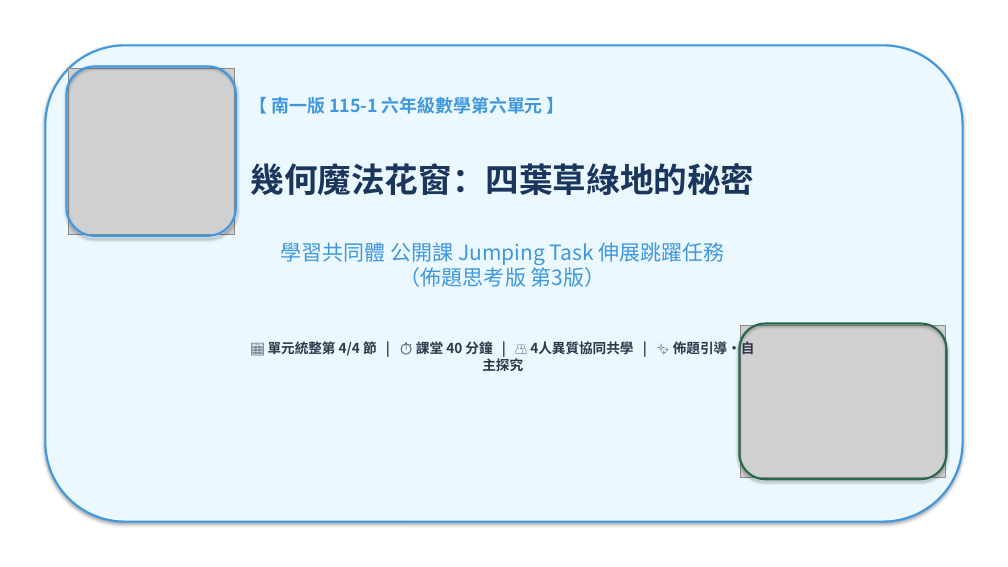
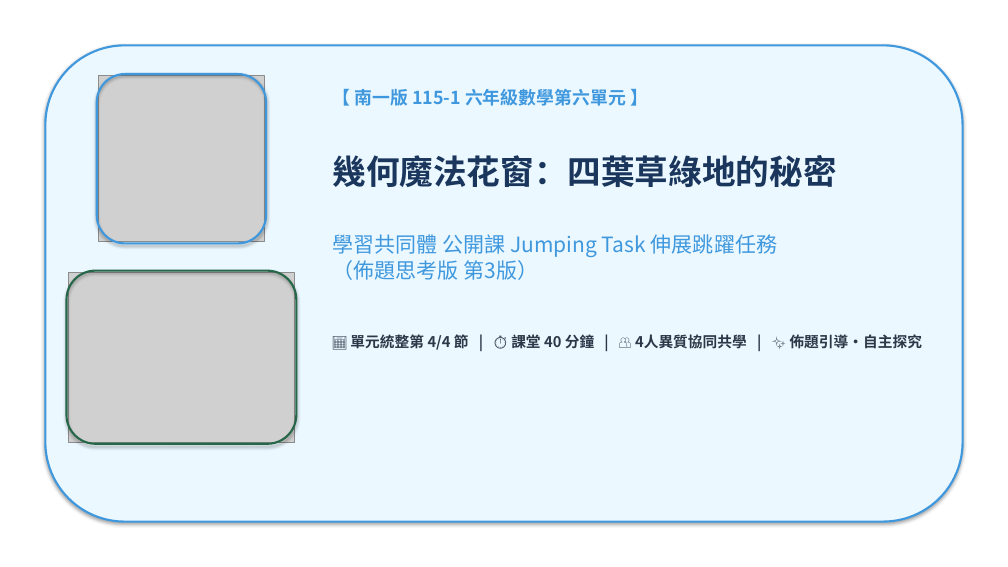
Before and after one commit to amiaoyeh-arch/lesson-study-11510-g6-math-sector-area, a slide deck: slide 1 of 01_簡報與互動導學/佈題思考版第3版_最新推薦/11510_6年級數學_扇形面積跳躍任務_佈題思考版第3版_簡報.pptx. Drawn at 1008x567 pixels with LibreOffice and Linux fonts; fonts in the diff are those of the drawing; grey boxes stand for pictures. Boxes give left, top, right and bottom in pixels: in the first picture for what was removed or moved away, otherwise in the second. Text is boxed around its words. In the diff, an @@ line names an element or a change of style, - is before the commit and + after.

Commit message:
fix: adjust slide 1 cover layout to completely separate images and text without overlap

```diff
--- a/01_簡報與互動導學/佈題思考版第3版_最新推薦/11510_6年級數學_扇形面積跳躍任務_佈題思考版第3版_簡報.pptx
+++ b/01_簡報與互動導學/佈題思考版第3版_最新推薦/11510_6年級數學_扇形面積跳躍任務_佈題思考版第3版_簡報.pptx
@@ rounded rectangle: place and size @@
-rounded rectangle at (67,67,236,236)
+rounded rectangle at (97,74,266,243)
@@ picture: place and size @@
-picture at (68,68,234,234)
+picture at (98,76,265,242)
@@ text "【 南一版 115-1 六年級數學第六單元 】": place and size @@
-text "【 南一版 115-1 六年級數學第六單元 】" at (249,97,755,371)
+text "【 南一版 115-1 六年級數學第六單元 】" at (332,89,923,351)
@@ text "【 南一版 115-1 六年級數學第六單元 】" at (332,89,923,351): size 13 to 14 pt in "📅 單元統整第 4/4 節 | ⏱️ 課堂 ..."; alignment centre to left @@
@@ rounded rectangle: place and size @@
-rounded rectangle at (740,324,947,479)
+rounded rectangle at (67,271,296,444)
@@ picture: place and size @@
-picture at (741,325,945,478)
+picture at (68,272,295,442)
```
Also in this commit, not shown: 5 other files.
